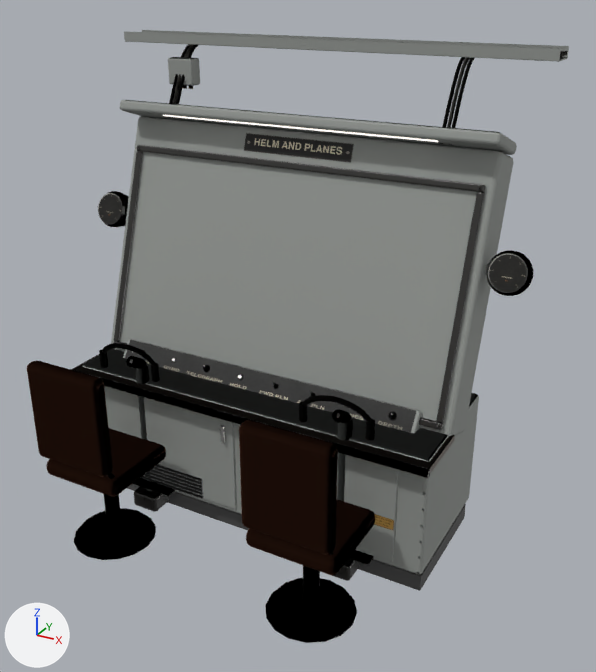
One commit to the glTF model assets/stations/helm_and_planes.glb: the scene before it, then after it.
Both versions are drawn from a camera (50 mm lens) standing at (2.04, -3.49, 2.78) and looking at (0.21, -0.18, 1.12). The lights are fixed; the arrows at lower left show +X, +Y and +Z. The picture after the commit comes second. Vertices at exactly the same position are counted once.

Before the edit, the objects in view are built like this:
```python
me_body = bpy.data.meshes.new('body')
me_body.from_pydata(...)  # 6151 vertices, 11578 faces; spans x -1.26..1.26, y -1.01..0.54, z 0.0..2.48
me_body.materials.append(mat_paint)
me_body.materials.append(mat_bakelite)
me_body.materials.append(mat_metal)
me_body.materials.append(mat_glow)
me_body.materials.append(mat_plate_helm_and_planes)
me_body.materials.append(mat_maker)
me_body.materials.append(mat_lino)
me_body.materials.append(mat_rail_helm_and_planes)
me_body.materials.append(mat_rubber)
me_body.materials.append(mat_cloth)
me_body.materials.append(mat_fwd_planes)
me_body.materials.append(mat_aft_planes)
ob_body = bpy.data.objects.new('body', me_body)
ob_body.location = (0.0, 0.0, 0.0)
```
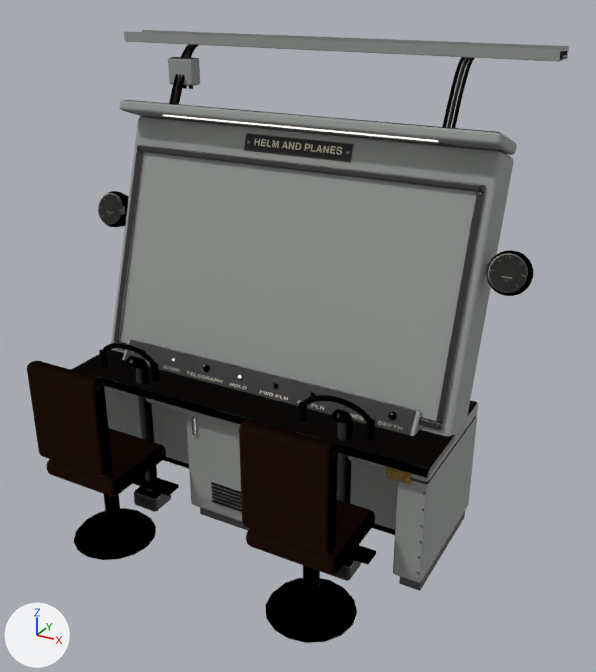
Changed parts and their boxes (x1, y1, x2, y2) in the pictures (596 x 672 px; the box of a moved part takes in the faces that stretch with it):
part 1 of me_body, added
    after: (104, 386, 478, 482)
part 2 of me_body, added
    after: (186, 414, 242, 522)
part 3 of me_body, moved or reshaped
    before: (104, 386, 236, 509)
    after: (188, 410, 241, 509)
part 4 of me_body, moved or reshaped
    before: (140, 476, 203, 498)
    after: (212, 500, 242, 512)
part 5 of me_body, moved or reshaped
    before: (143, 474, 203, 495)
    after: (212, 496, 241, 508)
part 6 of me_body, moved or reshaped
    before: (147, 472, 203, 492)
    after: (211, 493, 241, 505)
part 7 of me_body, moved or reshaped
    before: (149, 469, 202, 488)
    after: (212, 489, 241, 501)
part 8 of me_body, moved or reshaped
    before: (152, 467, 202, 485)
    after: (211, 486, 241, 498)
part 9 of me_body, moved or reshaped
    before: (156, 464, 202, 481)
    after: (211, 482, 241, 494)
part 10 of me_body, added
    after: (151, 403, 189, 464)
part 11 of me_body, added
    after: (350, 461, 398, 530)
part 12 of me_body, moved or reshaped
    before: (220, 425, 225, 443)
    after: (191, 417, 196, 435)
part 13 of me_body, added (mostly hidden)
    after: (163, 457, 189, 469)
part 14 of me_body, added (mostly hidden)
    after: (372, 523, 395, 535)
part 15 of me_body, moved or reshaped
    before: (374, 514, 394, 530)
    after: (386, 467, 411, 484)
part 16 of me_body, deleted
    before: (238, 424, 398, 562)
part 17 of me_body, cut back
    before: (82, 349, 479, 574)
    after: (105, 390, 477, 591)

The edits, one by one:
me_body is used by ob_body; location (0.0, 0.0, 0.0).
me_body had 6151 vertices, 11578 faces and spanned x -1.26..1.26, y -1.01..0.54, z 0.0..2.48.
me_body now has 6323 vertices, 11918 faces and spans x -1.26..1.26, y -1.01..0.54, z 0.0..2.48.
me_body part 1: the loose piece of 152 vertices spanning x -1.03..1.03, y -0.44..0.3, z 0.14..0.79 is copied, and the copy is scaled about its middle by (1, 1, 0.0967), then moved by (0.0, 0.0, 0.24); it spans x -1.03..1.03, y -0.44..0.3, z 0.66..0.74.
me_body part 2: the loose piece of 152 vertices spanning x -1.03..1.03, y -0.44..0.3, z 0.14..0.79 is copied, and the copy is scaled about its middle by (0.306, 1.01, 0.879), then moved by (0.0, 0.0, -0.09); it spans x -0.32..0.32, y -0.44..0.3, z 0.09..0.66.
me_body part 3: the loose piece of 152 vertices spanning x -0.88..-0.01, y -0.45..-0.44, z 0.17..0.71 is scaled about its middle by (0.677, 1, 1), then moved by (0.45, 0.0, 0.0).
me_body part 4: the loose piece of 8 vertices spanning x -0.68..-0.22, y -0.46..-0.44, z 0.17..0.19 is scaled about its middle by (0.711, 1, 1), then moved by (0.45, 0.0, 0.0).
me_body part 5: the loose piece of 8 vertices spanning x -0.68..-0.22, y -0.46..-0.44, z 0.2..0.21 is scaled about its middle by (0.711, 1, 1), then moved by (0.45, 0.0, 0.0).
me_body part 6: the loose piece of 8 vertices spanning x -0.68..-0.22, y -0.46..-0.44, z 0.22..0.23 is scaled about its middle by (0.711, 1, 1), then moved by (0.45, 0.0, 0.0).
me_body part 7: the loose piece of 8 vertices spanning x -0.68..-0.22, y -0.46..-0.44, z 0.24..0.25 is scaled about its middle by (0.711, 1, 1), then moved by (0.45, 0.0, 0.0).
me_body part 8: the loose piece of 8 vertices spanning x -0.68..-0.22, y -0.46..-0.44, z 0.26..0.27 is scaled about its middle by (0.711, 1, 1), then moved by (0.45, 0.0, 0.0).
me_body part 9: the loose piece of 8 vertices spanning x -0.68..-0.22, y -0.46..-0.44, z 0.28..0.3 is scaled about its middle by (0.711, 1, 1), then moved by (0.45, 0.0, 0.0).
me_body part 10: a new loose piece, a box spanning x -0.88..-0.32, y -0.05..0.3, z 0.02..0.66, in mat_paint.
me_body part 11: a new loose piece, a box spanning x 0.32..0.88, y -0.05..0.3, z 0.02..0.66, in mat_paint.
me_body part 12: the loose piece of 152 vertices spanning x -0.08..-0.06, y -0.47..-0.45, z 0.57..0.67 is moved by (-0.18, 0.0, 0.0).
me_body part 13: a new loose piece, an 8-sided cylinder along x spanning x -0.85..-0.35, y -0.174..-0.146, z 0.106..0.134, in mat_metal.
me_body part 14: a new loose piece, an 8-sided cylinder along x spanning x 0.35..0.85, y -0.174..-0.146, z 0.106..0.134, in mat_metal.
me_body part 15: the loose piece of 4 vertices spanning x 0.76..0.88, y -0.45, z 0.36..0.42 is moved by (0.07, 0.0, 0.28).
me_body part 16: 8 loose pieces with 352 vertices, spanning x 0.01..0.88, y -0.47..-0.44, z 0.17..0.71, are deleted.
me_body part 17: 4 vertices moved within x -1.02..1.02, y -0.44, z 0.16; 152 vertices removed from x -1.03..1.03, y -0.44..0.3, z 0.14..0.79; 312 vertices added at x -1.03..1.03, y -0.44..0.3, z 0.0..0.66.
Other edits to the shape of me_body do not show in these pictures.
